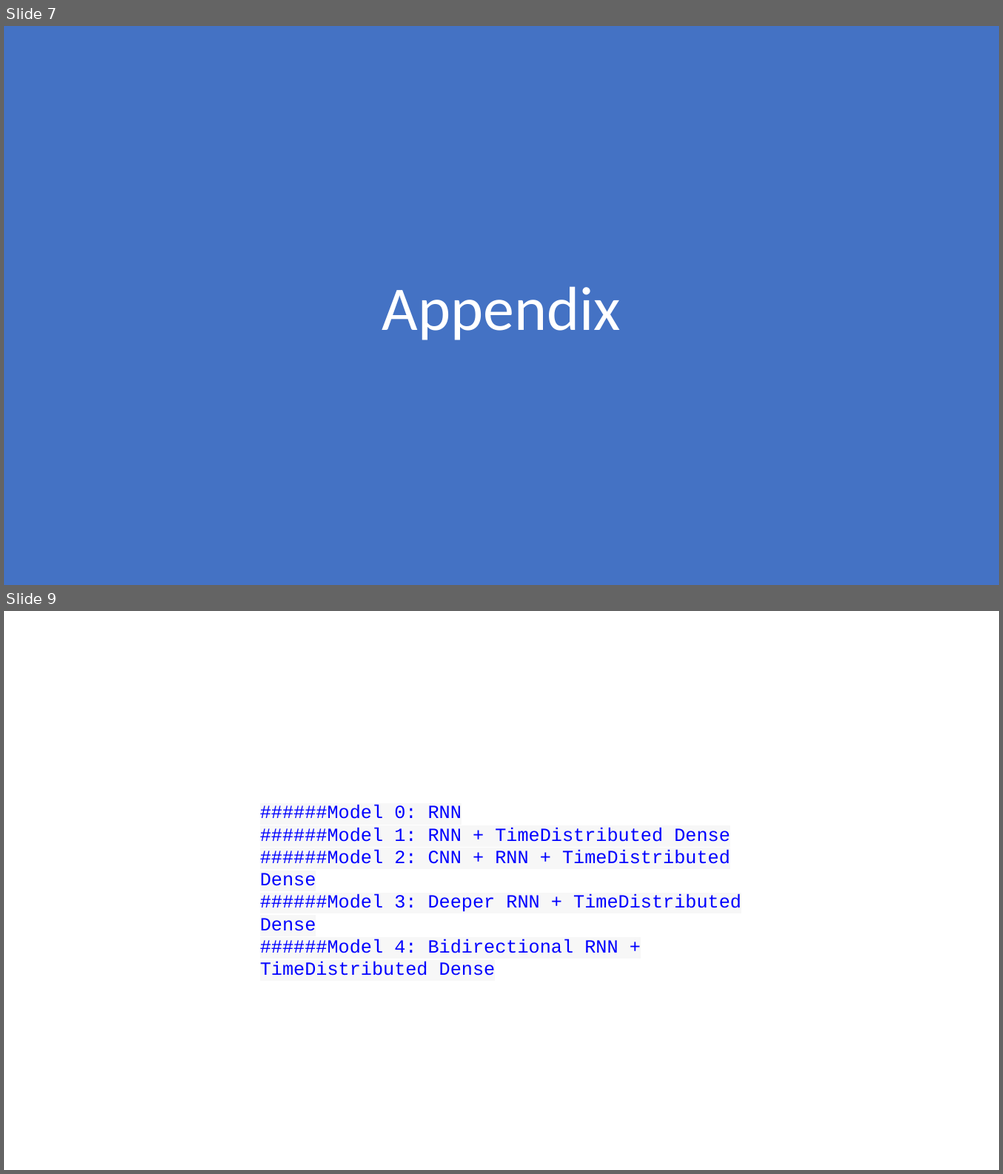
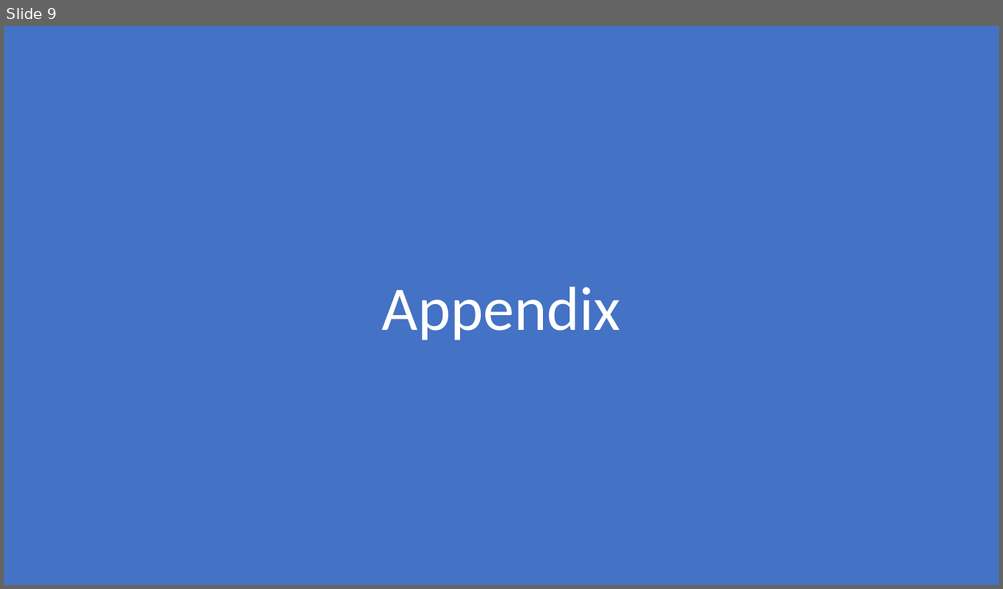
Before and after one commit to ravi-devgoblet/iisc_cohort4_group6_capstone, a slide deck: project_docs/Group 6 Capstone Project Presentation.pptx. Shown one above the other, each under a label of ours: slides 7 and 9 before the commit, slide 9 after it; the slides between them are not shown. The pictures are 1003x1174 and 1003x589 pixels, drawn with LibreOffice and Linux fonts; fonts in the diff are those of the drawing. Boxes give left, top, right and bottom in pixels: in the first picture for what was removed or moved away, otherwise in the second. Text is boxed around its words. In the diff, an @@ line names an element or a change of style, - is before the commit and + after.

```diff
--- a/project_docs/Group 6 Capstone Project Presentation.pptx
+++ b/project_docs/Group 6 Capstone Project Presentation.pptx
@@ slide 9 removed at (4,611,999,1170), background #FFFFFF @@
@@ text removed at (260,805,741,976) @@
-######Model 0: RNN
-######Model 1: RNN + TimeDistributed Dense
-######Model 2: CNN + RNN + TimeDistributed Dense
-######Model 3: Deeper RNN + TimeDistributed Dense
-######Model 4: Bidirectional RNN + TimeDistributed Dense
@@ what was slide 7 is now slide 9 @@
```
Also in this commit, not shown: 3 slides changed, 4 slides added, 3 other slides removed.
